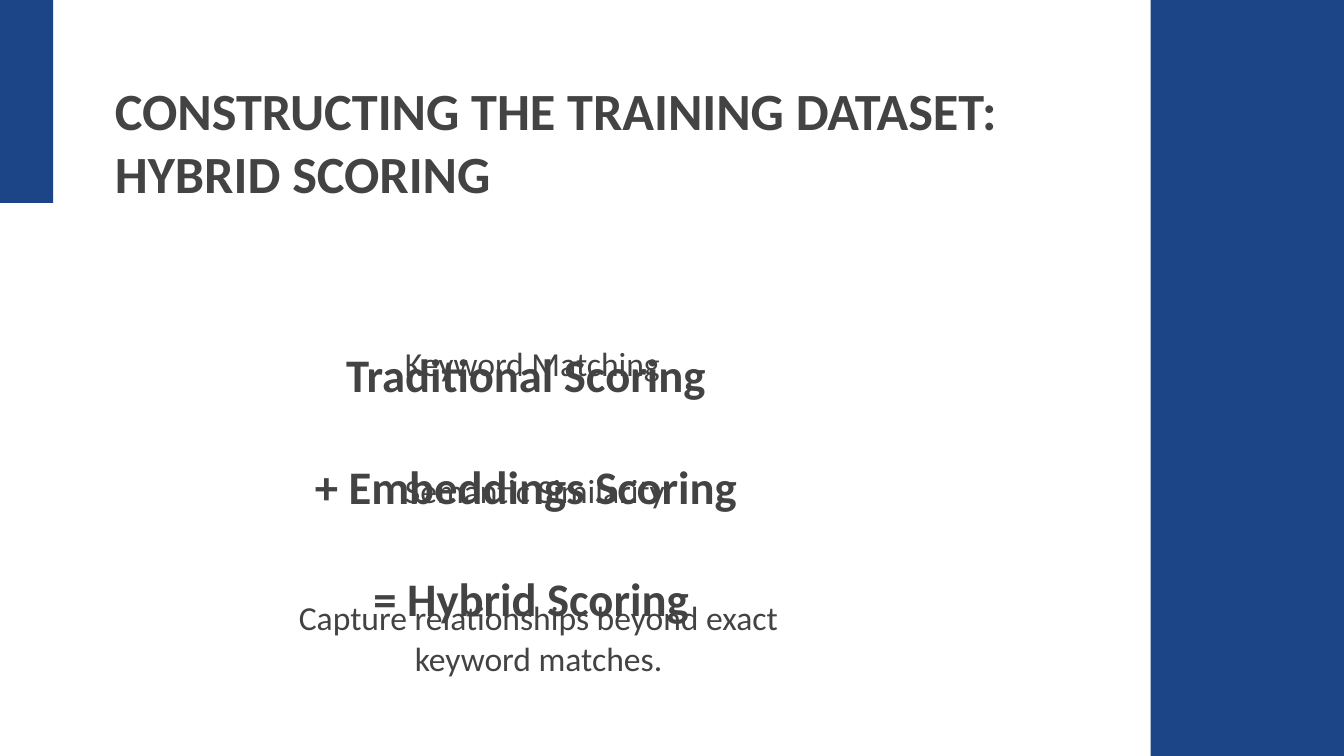
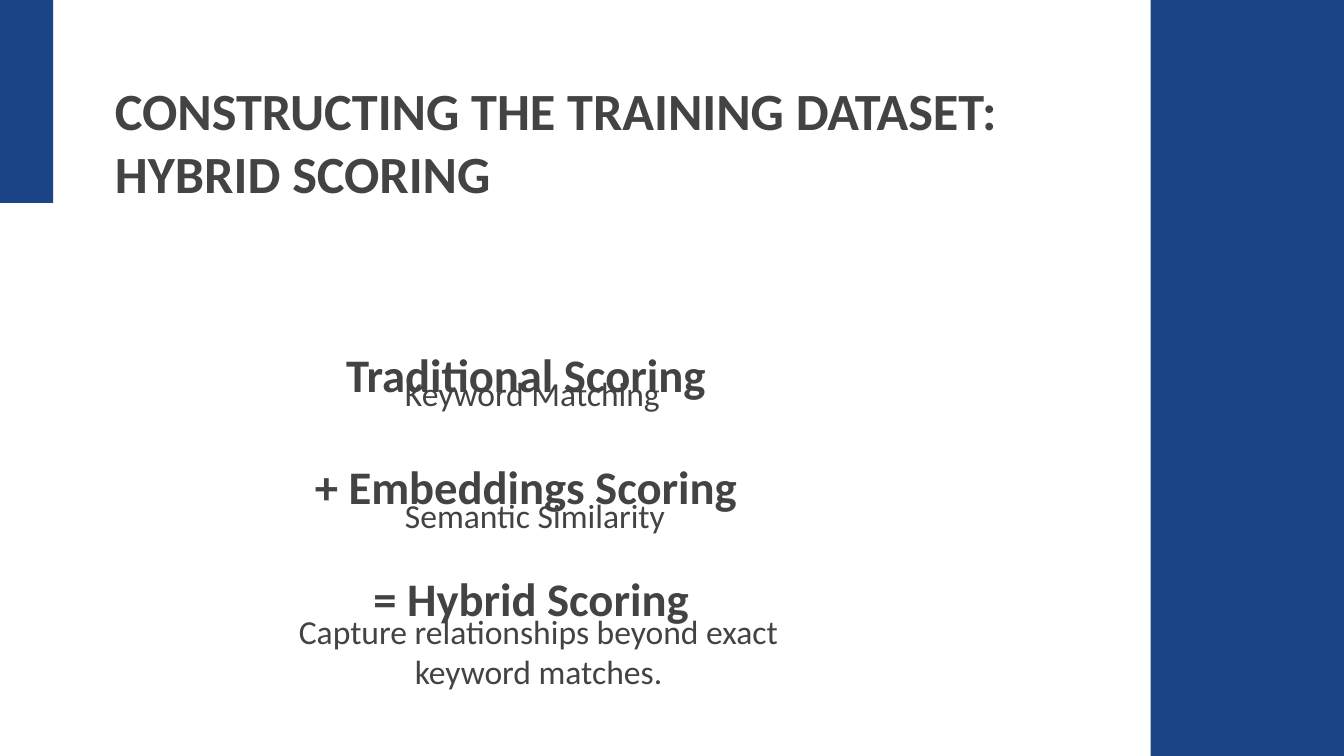
Before and after one commit to JoseRuiz01/MLRanking, a slide deck: slide 7 of slides.pptx. Drawn at 1344x756 pixels with LibreOffice and Linux fonts; fonts in the diff are those of the drawing. Boxes give left, top, right and bottom in pixels: in the first picture for what was removed or moved away, otherwise in the second. Text is boxed around its words. In the diff, an @@ line names an element or a change of style, - is before the commit and + after.

```diff
--- a/slides.pptx
+++ b/slides.pptx
@@ text "Keyword Matching": place and size @@
-text "Keyword Matching" at bbox=[405, 352, 659, 385]
+text "Keyword Matching" at bbox=[405, 379, 659, 412]
@@ text "Semantic Similarity": place and size @@
-text "Semantic Similarity" at bbox=[405, 476, 665, 512]
+text "Semantic Similarity" at bbox=[405, 501, 665, 534]
@@ text "Capture relationships beyond exact keyword ...": place and size @@
-text "Capture relationships beyond exact keyword ..." at bbox=[299, 603, 778, 677]
+text "Capture relationships beyond exact keyword ..." at bbox=[299, 616, 778, 690]
```
